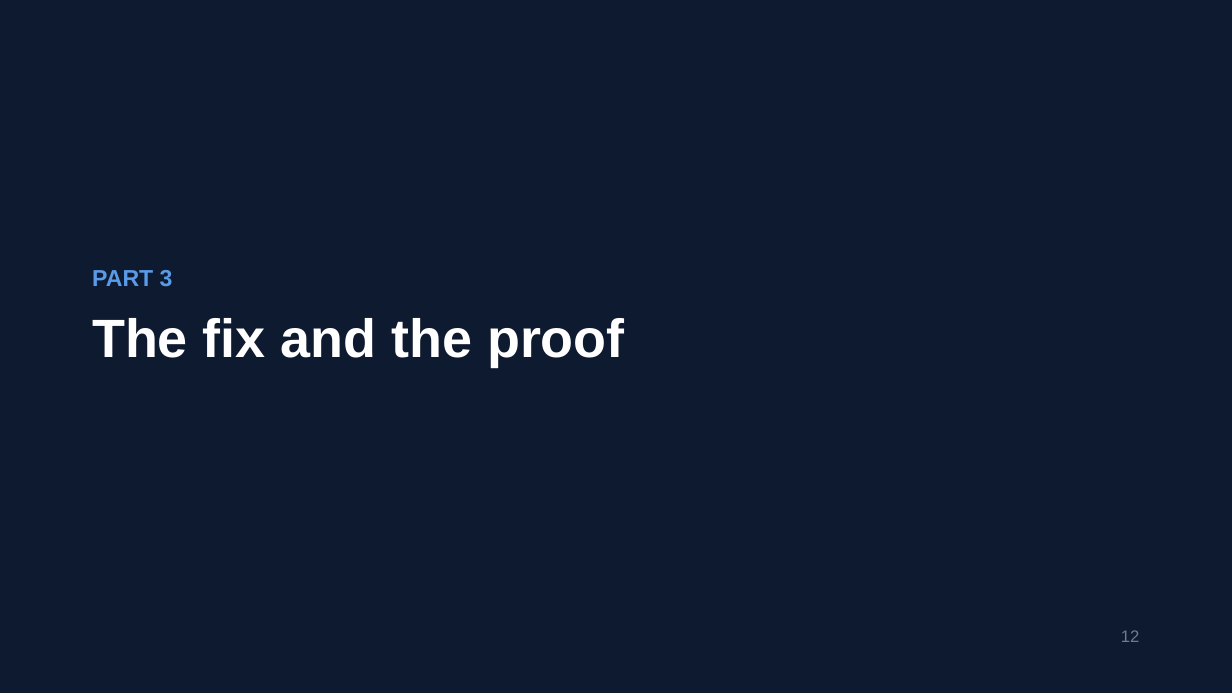
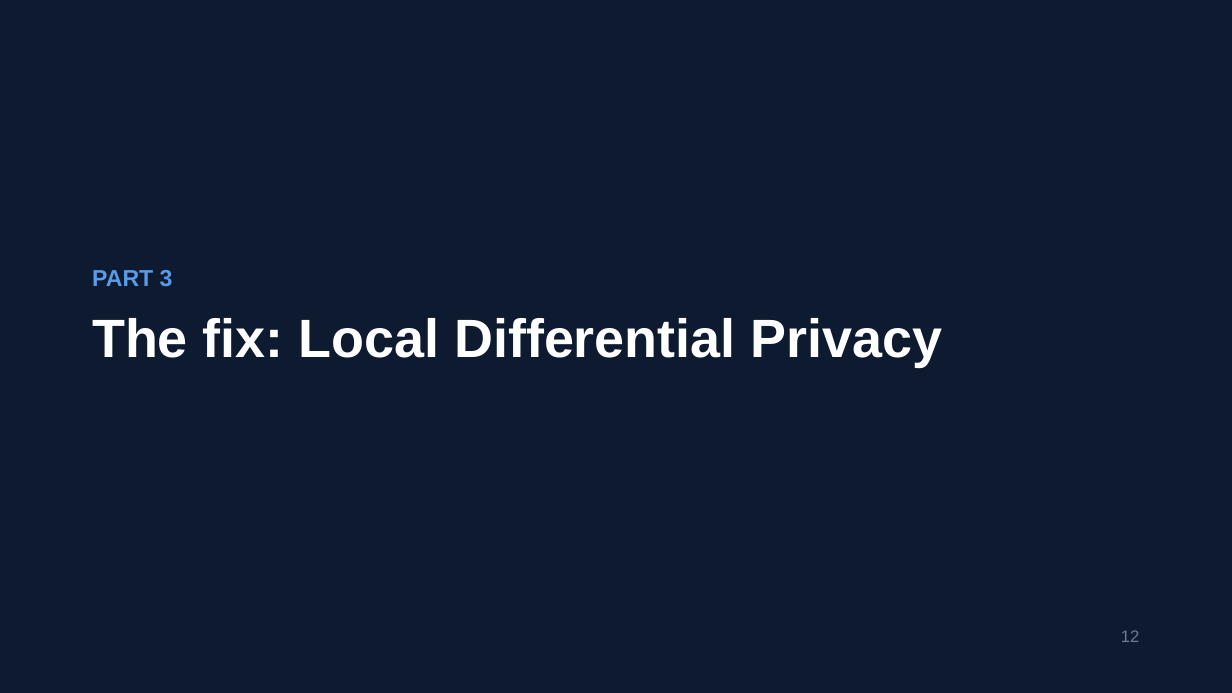
Before and after one commit to jzonthemtn/ldp-for-search, a slide deck: slide 12 of ldp_for_search_slides.pptx. Drawn at 1232x693 pixels with LibreOffice and Linux fonts; fonts in the diff are those of the drawing. Boxes give left, top, right and bottom in pixels: in the first picture for what was removed or moved away, otherwise in the second. Text is boxed around its words. In the diff, an @@ line names an element or a change of style, - is before the commit and + after.

```diff
--- a/ldp_for_search_slides.pptx
+++ b/ldp_for_search_slides.pptx
@@ text at [92,318,943,367]: text changed @@
-The fix and the proof
+The fix: Local Differential Privacy
```
Also in this commit, not shown: 21 other slides changed, 1 slide added, 4 other files.
